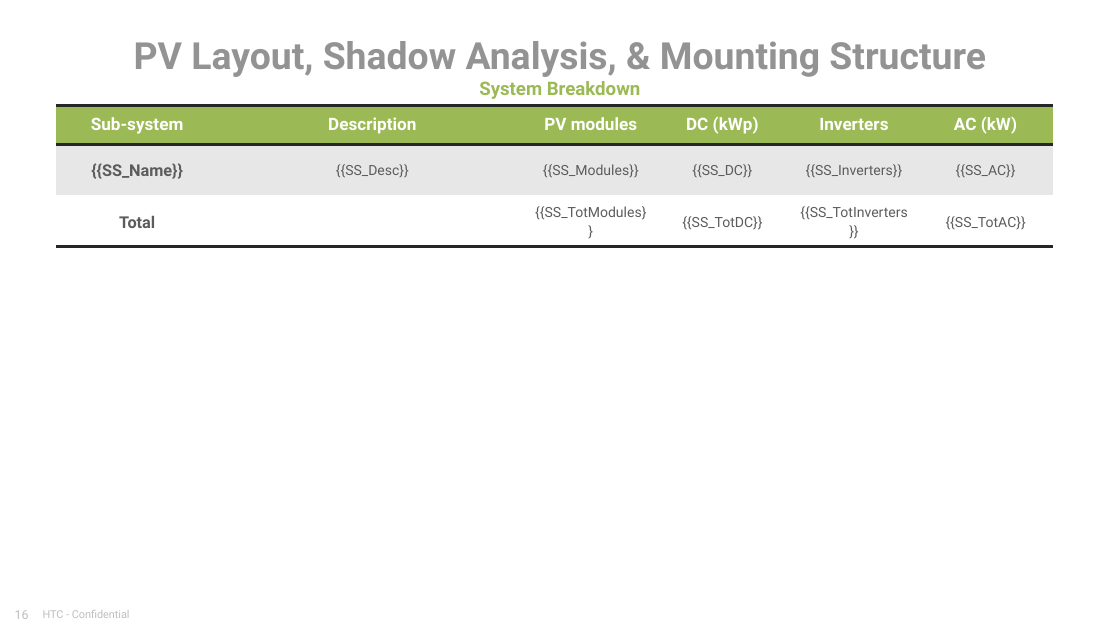
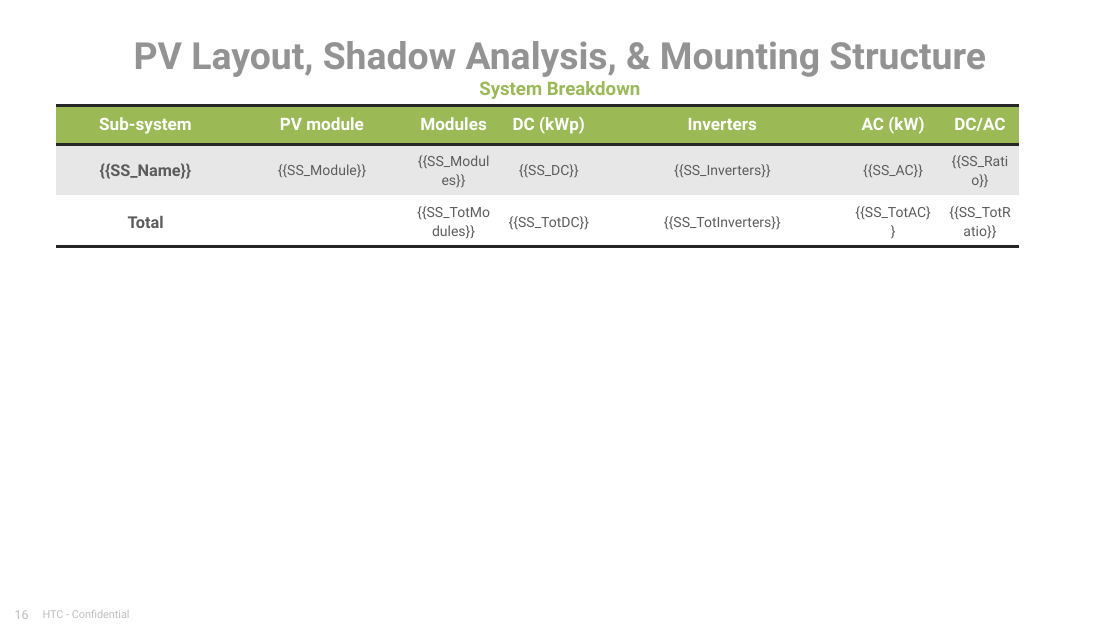
Before and after one commit to MohammedAlLawati/pv-toolkit, a slide deck: slide 16 of web/templates/offer_deck.pptx. Drawn at 1120x630 pixels with LibreOffice and Linux fonts; fonts in the diff are those of the drawing. Boxes give left, top, right and bottom in pixels: in the first picture for what was removed or moved away, otherwise in the second. Text is boxed around its words. In the diff, an @@ line names an element or a change of style, - is before the commit and + after.

```diff
--- a/web/templates/offer_deck.pptx
+++ b/web/templates/offer_deck.pptx
@@ table at [56, 105, 1019, 246] @@
-column 2, row 1: Description
+column 2, row 1: PV module
-column 2, row 2: {{SS_Desc}}
+column 2, row 2: {{SS_Module}}
-column 3, row 1: PV modules
+column 3, row 1: Modules
+column 7: DC/AC | {{SS_Ratio}} | {{SS_TotRatio}}
@@ table: place and size @@
-table at [56, 105, 1053, 246]
+table at [56, 105, 1019, 246]
```
Also in this commit, not shown: 1 other slide changed, 16 other files.
